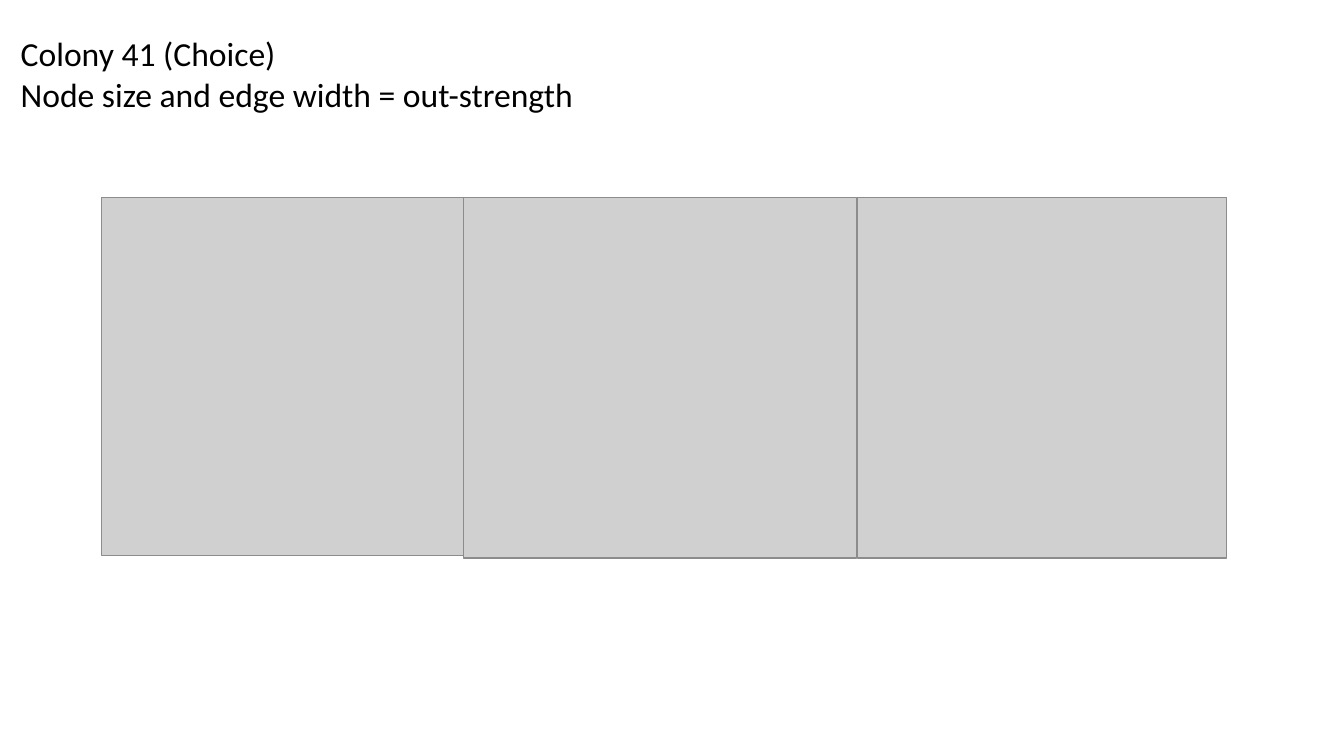
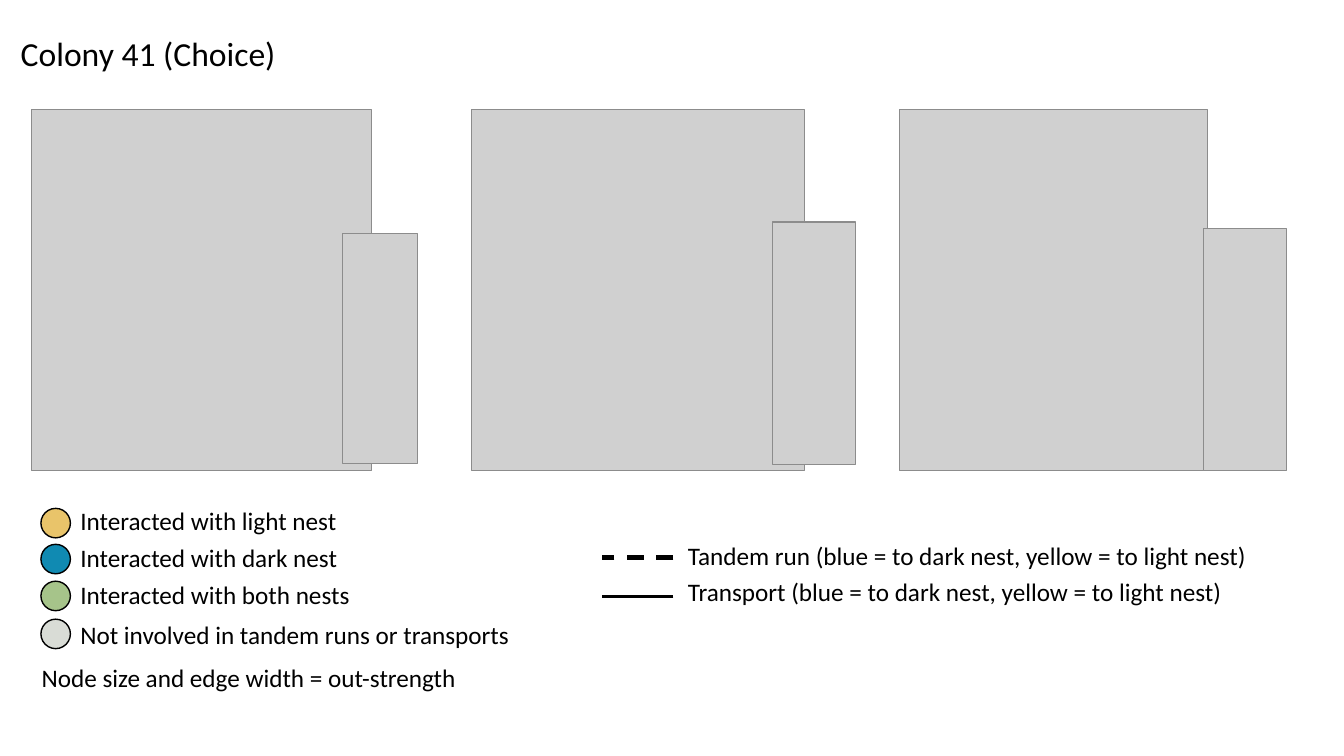
Before and after one commit to TovahKashetsky/collective_decision_experience, a slide deck: slide 5 of ant_sna_network_diagrams.pptx (slide 6 before the commit). Drawn at 1344x756 pixels with LibreOffice and Linux fonts; fonts in the diff are those of the drawing; grey boxes stand for pictures. Boxes give left, top, right and bottom in pixels: in the first picture for what was removed or moved away, otherwise in the second. Text is boxed around its words. In the diff, an @@ line names an element or a change of style, - is before the commit and + after.

```diff
--- a/ant_sna_network_diagrams.pptx
+++ b/ant_sna_network_diagrams.pptx
@@ picture added at <box>31,110,371,471</box> @@
@@ picture: place and size @@
-picture at <box>464,198,857,558</box>
+picture at <box>472,110,805,471</box>
@@ picture: place and size @@
-picture at <box>857,198,1227,558</box>
+picture at <box>899,110,1208,471</box>
@@ picture removed at <box>102,198,464,556</box> @@
@@ picture added at <box>343,234,418,464</box> @@
@@ picture added at <box>773,222,856,465</box> @@
@@ picture added at <box>1204,228,1287,471</box> @@
@@ group added at <box>41,508,1245,648</box>: 6 texts, 4 ellipses, 2 lines @@
+Tandem run (blue = to dark nest, yellow = to light nest)
+Transport (blue = to dark nest, yellow = to light nest)
+Interacted with light nest
+Interacted with dark nest
+Interacted with both nests
+Not involved in tandem runs or transports
@@ text at <box>42,669,455,692</box>: text changed; size 24 to 18 pt @@
-Colony 41 (Choice)
-Node size and edge width = out-strength
+Node size and edge width = out-strength
```
Also in this commit, not shown: 4 other slides changed, 1 slide removed, 6 other files.
